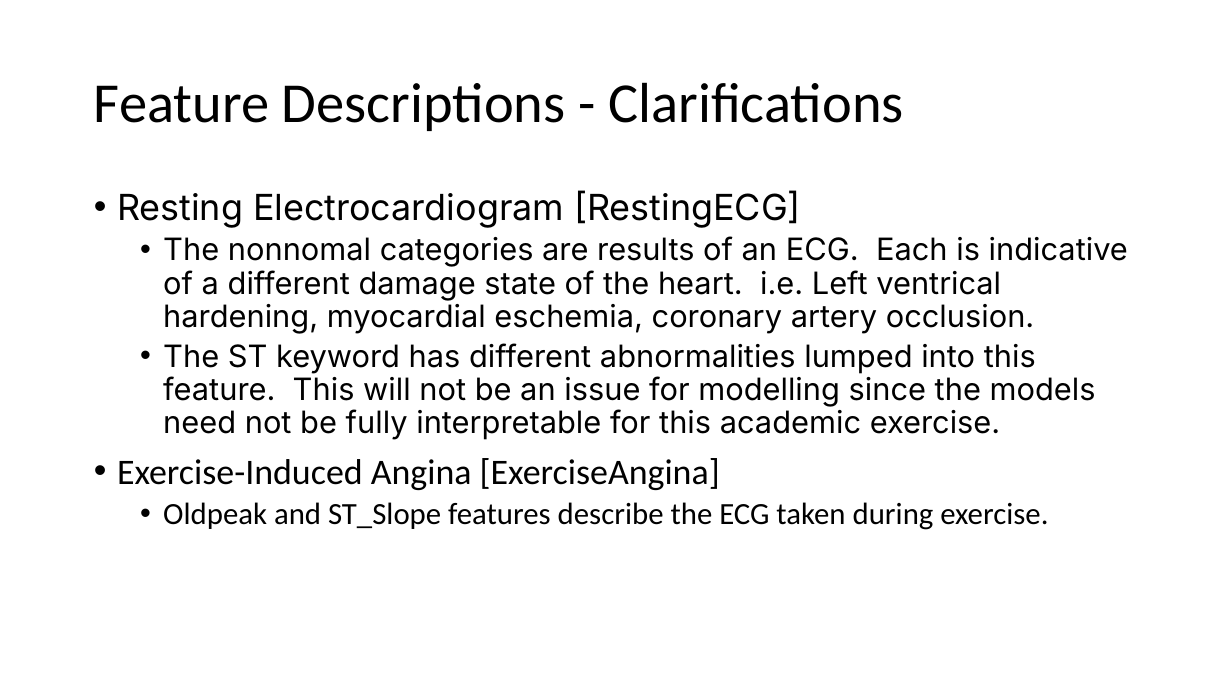
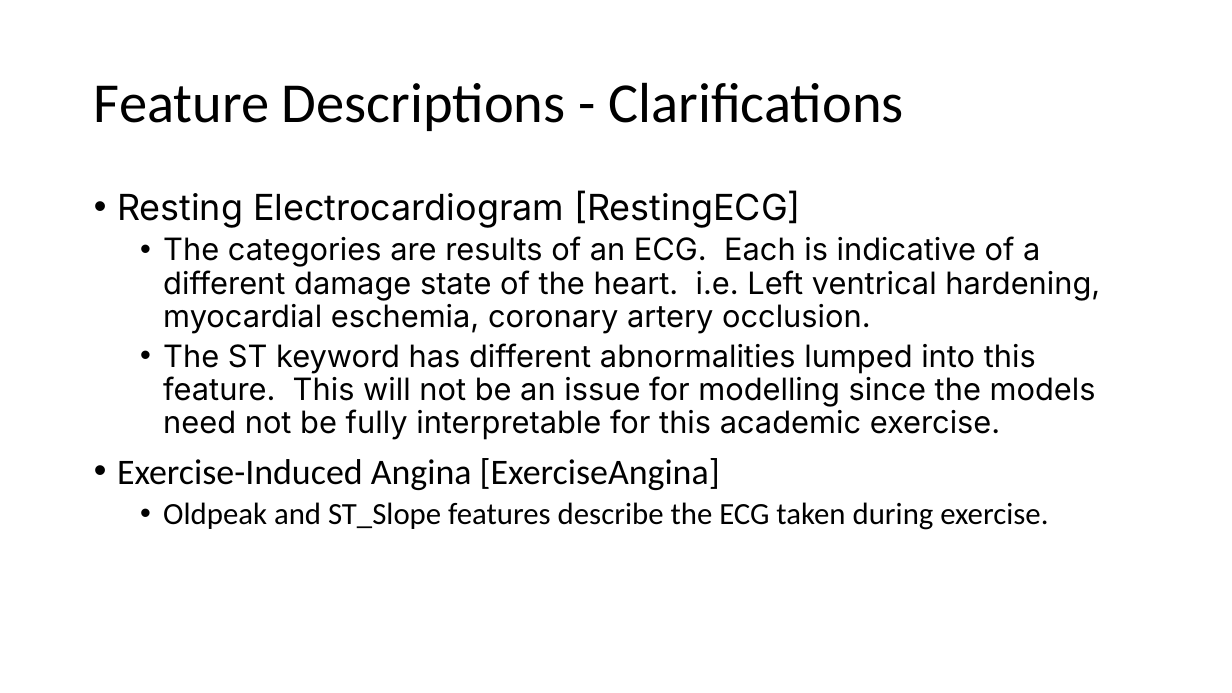
Before and after one commit to M-Matrona/IBM-Machine-Learning-Course, a slide deck: slide 6 of Course_3_Classification/Classification_Project_Heart_Disease_Prediction.pptx (slide 5 before the commit). Drawn at 1232x693 pixels with LibreOffice and Linux fonts; fonts in the diff are those of the drawing. Boxes give left, top, right and bottom in pixels: in the first picture for what was removed or moved away, otherwise in the second. Text is boxed around its words. In the diff, an @@ line names an element or a change of style, - is before the commit and + after.

Commit message:
heart disease prediction project

```diff
--- a/Course_3_Classification/Classification_Project_Heart_Disease_Prediction.pptx
+++ b/Course_3_Classification/Classification_Project_Heart_Disease_Prediction.pptx
@@ text at [163,236,1100,334]: text changed @@
-  • The nonnomal categories are results of an ECG. Each is indicative of a different damage state of the heart. i.e. Left ventrical hardening, myocardial eschemia, coronary artery occlusion.
+  • The categories are results of an ECG. Each is indicative of a different damage state of the heart. i.e. Left ventrical hardening, myocardial eschemia, coronary artery occlusion.
```
Also in this commit, not shown: 4 other slides changed, 9 slides added, 1 slide removed, 2 other files.
